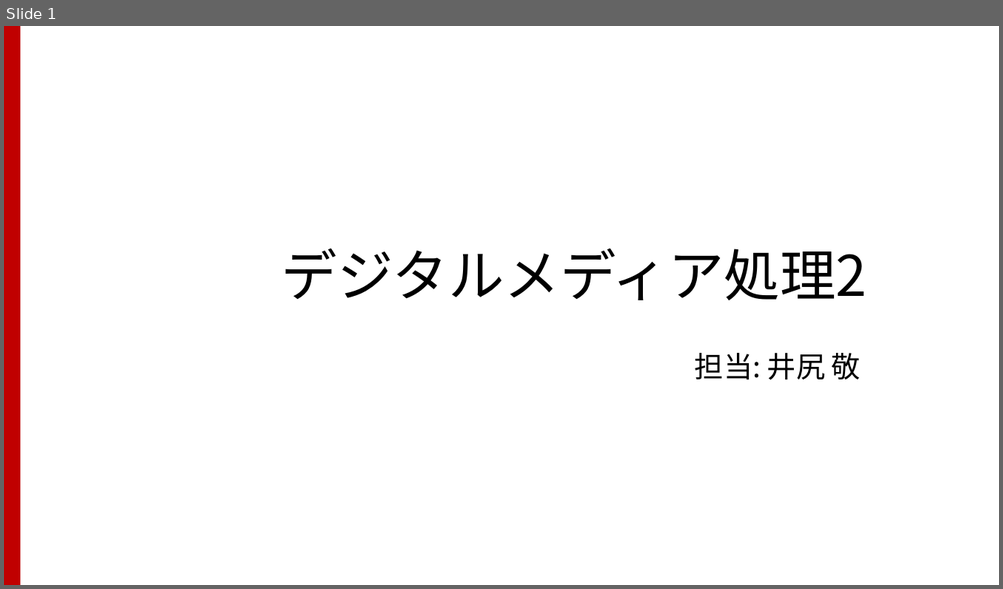
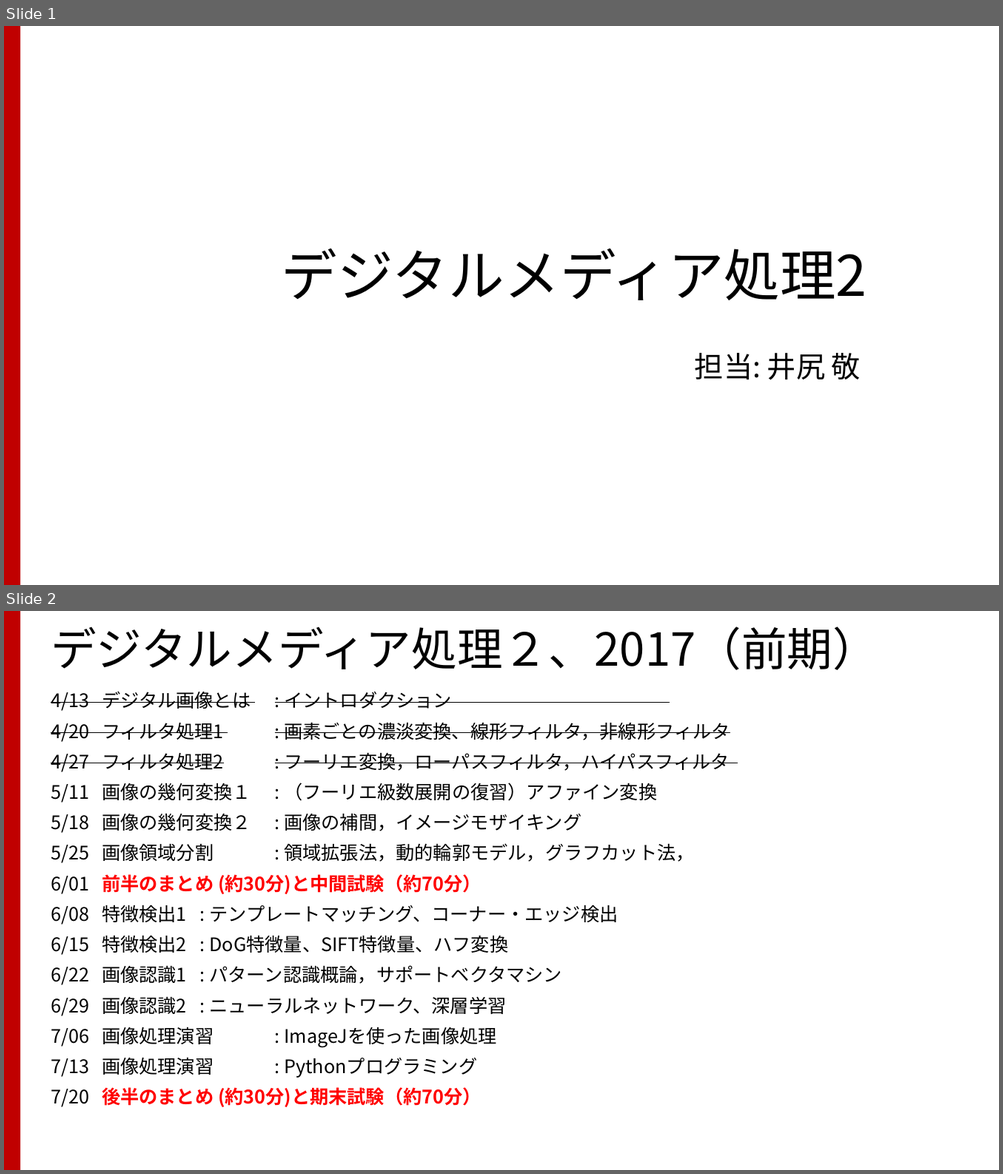
Before and after one commit to TakashiIjiri/TakashiIjiri.github.io, a slide deck: classes/dm2017/DigitalMedia2_4b.pptx. Shown one above the other, each under a label of ours: slide 1 before the commit, slides 1 and 2 after it. The pictures are 1003x589 and 1003x1174 pixels, drawn with LibreOffice and Linux fonts; fonts in the diff are those of the drawing. Boxes give left, top, right and bottom in pixels: in the first picture for what was removed or moved away, otherwise in the second. Text is boxed around its words. In the diff, an @@ line names an element or a change of style, - is before the commit and + after.

```diff
--- a/classes/dm2017/DigitalMedia2_4b.pptx
+++ b/classes/dm2017/DigitalMedia2_4b.pptx
@@ slide 2 added at [4,611,999,1170], background #FFFFFF; not listed: 1 template element that a slide beside it also shows @@
@@ title added at [51,627,878,670], 44 pt, text #000000 @@
+デジタルメディア処理２、2017（前期）
@@ text added at [51,691,729,1108], 18 pt, text #000000 @@
+4/13 デジタル画像とは : イントロダクション
+4/20 フィルタ処理1 : 画素ごとの濃淡変換、線形フィルタ，非線形フィルタ
+4/27 フィルタ処理2 : フーリエ変換，ローパスフィルタ，ハイパスフィルタ
+5/11 画像の幾何変換１ : （フーリエ級数展開の復習）アファイン変換
+5/18 画像の幾何変換２ : 画像の補間，イメージモザイキング
+5/25 画像領域分割 : 領域拡張法，動的輪郭モデル，グラフカット法，
+6/01 前半のまとめ (約30分)と中間試験（約70分）
+6/08 特徴検出1 : テンプレートマッチング、コーナー・エッジ検出
+6/15 特徴検出2 : DoG特徴量、SIFT特徴量、ハフ変換
+6/22 画像認識1 : パターン認識概論，サポートベクタマシン
+6/29 画像認識2 : ニューラルネットワーク、深層学習
+7/06 画像処理演習 : ImageJを使った画像処理
+7/13 画像処理演習 : Pythonプログラミング
+7/20 後半のまとめ (約30分)と期末試験（約70分）
```
Also in this commit, not shown: 35 other slides added, 15 slides removed, 12 other files.
